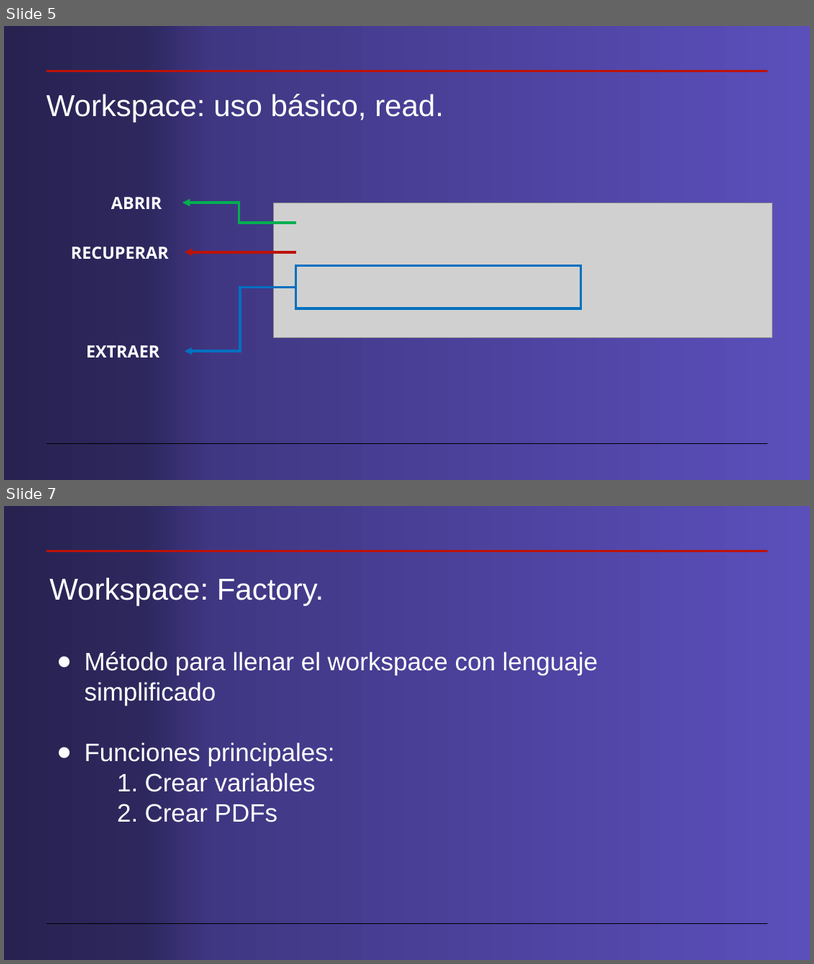
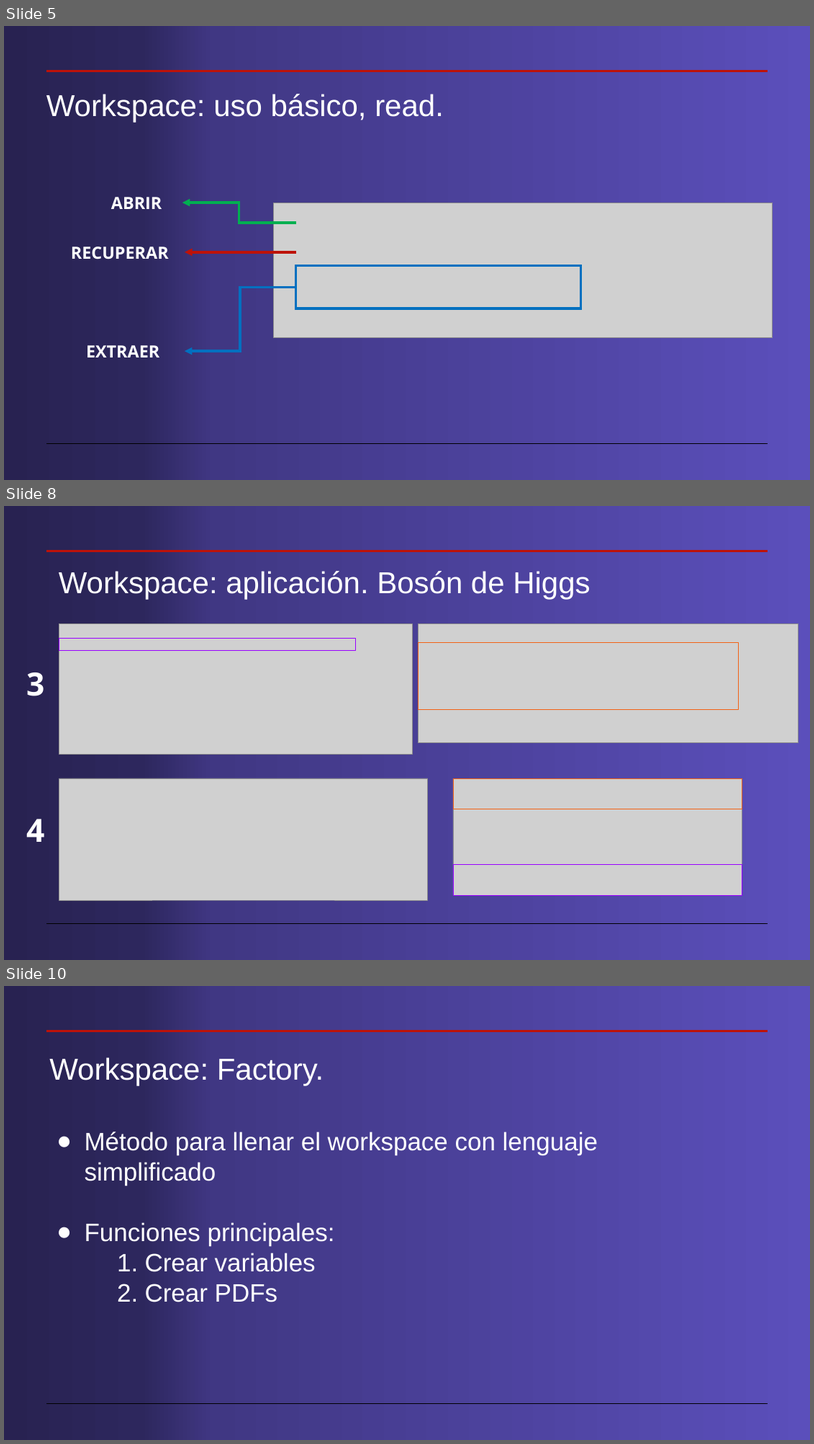
Before and after one commit to cdavidgutierrez/ProyectoFinal_CERN_ROOT, a slide deck: Workspaces en root.pptx. Shown one above the other, each under a label of ours: slides 5 and 7 before the commit, slides 5, 8 and 10 after it; the slides between them are not shown. The pictures are 814x964 and 814x1444 pixels, drawn with LibreOffice and Linux fonts; fonts in the diff are those of the drawing; grey boxes stand for pictures. Boxes give left, top, right and bottom in pixels: in the first picture for what was removed or moved away, otherwise in the second. Text is boxed around its words. In the diff, an @@ line names an element or a change of style, - is before the commit and + after.

```diff
--- a/Workspaces en root.pptx
+++ b/Workspaces en root.pptx
@@ slide 8 added at <box>4,506,810,960</box>, background gradient #5B4FBB to #403783 to #2D275D to #282251; not listed: 2 template elements that a slide beside it also shows @@
@@ title added at <box>59,571,590,599</box>, 36 pt, text #FFFFFF @@
+Workspace: aplicación. Bosón de Higgs
@@ picture added at <box>59,624,412,754</box> @@
@@ picture added at <box>419,624,799,743</box> @@
@@ rectangle added at <box>59,638,355,650</box>, outline #9900FF 0.75 pt @@
@@ rectangle added at <box>419,642,740,709</box>, outline #F26216 0.75 pt @@
@@ text added at <box>26,672,44,696</box>, 38 pt, text #FFFFFF, bold @@
+3
@@ picture added at <box>59,778,428,900</box> @@
@@ picture added at <box>453,778,743,895</box> @@
@@ rectangle added at <box>453,778,743,809</box>, outline #F26216 0.75 pt @@
@@ text added at <box>26,818,44,842</box>, 38 pt, text #FFFFFF, bold @@
+4
@@ rectangle added at <box>453,864,743,895</box>, outline #9900FF 0.75 pt @@
@@ what was slide 7 is now slide 10 @@
```
Also in this commit, not shown: 6 slides changed, 3 other slides added, 10 other files.
